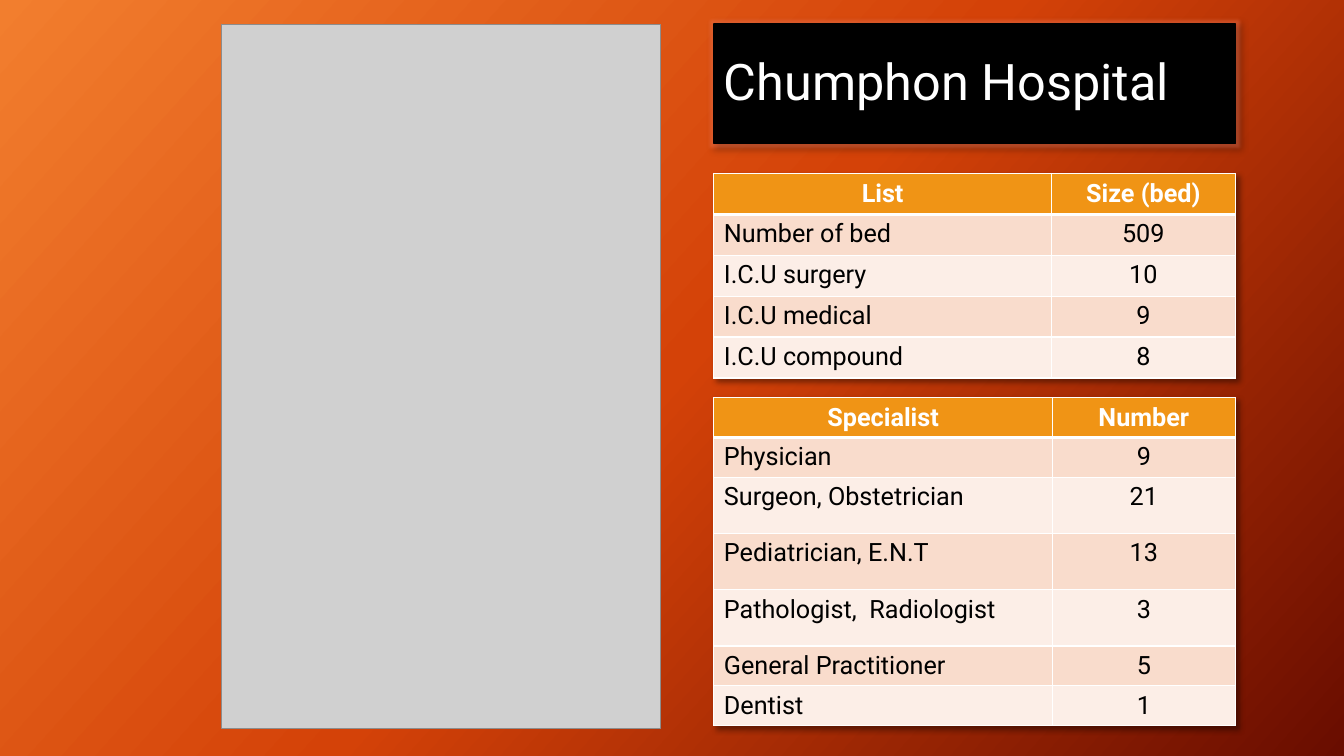
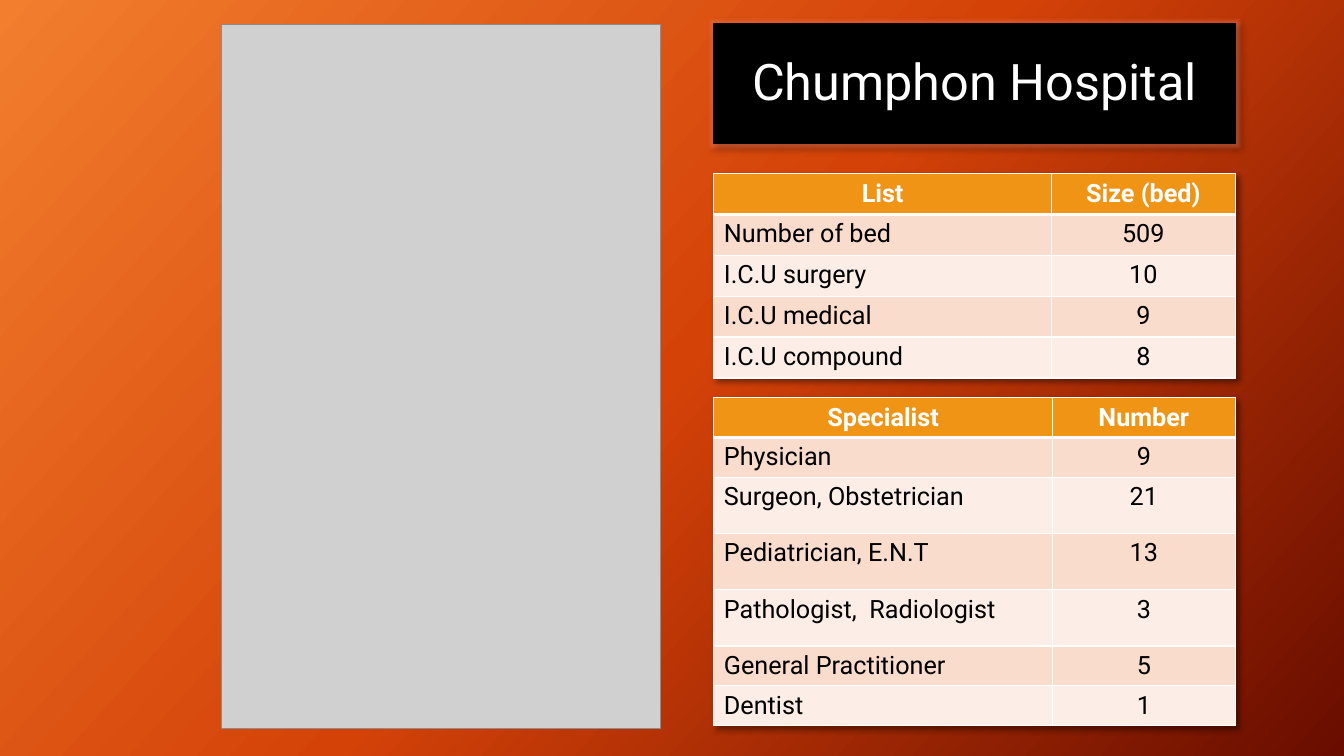
Before and after one commit to joblackpoc/Jobs_SSJ, a slide deck: slide 2 of gishealth_Eng.pptx. Drawn at 1344x756 pixels with LibreOffice and Linux fonts; fonts in the diff are those of the drawing; grey boxes stand for pictures. Boxes give left, top, right and bottom in pixels: in the first picture for what was removed or moved away, otherwise in the second. Text is boxed around its words. In the diff, an @@ line names an element or a change of style, - is before the commit and + after.

```diff
--- a/gishealth_Eng.pptx
+++ b/gishealth_Eng.pptx
@@ title "Chumphon Hospital" at (714,24,1235,143): alignment left to centre @@
```
Also in this commit, not shown: 3 other slides changed, 1 other file.
